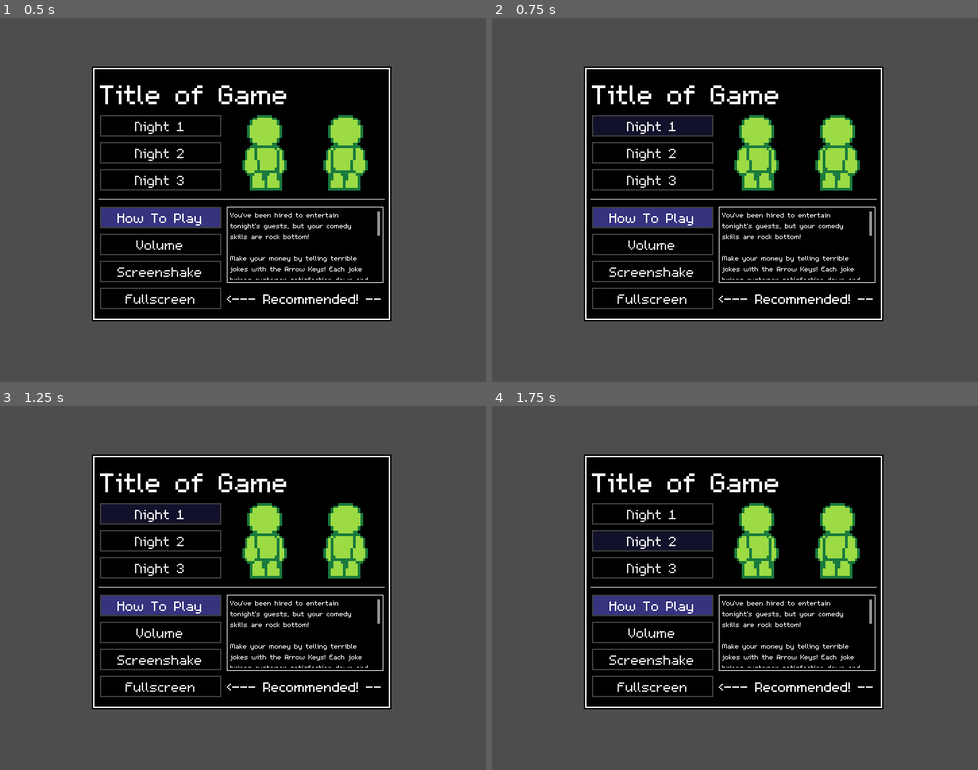
Above: before the commit, frames 1-4 (two rows, left to right).
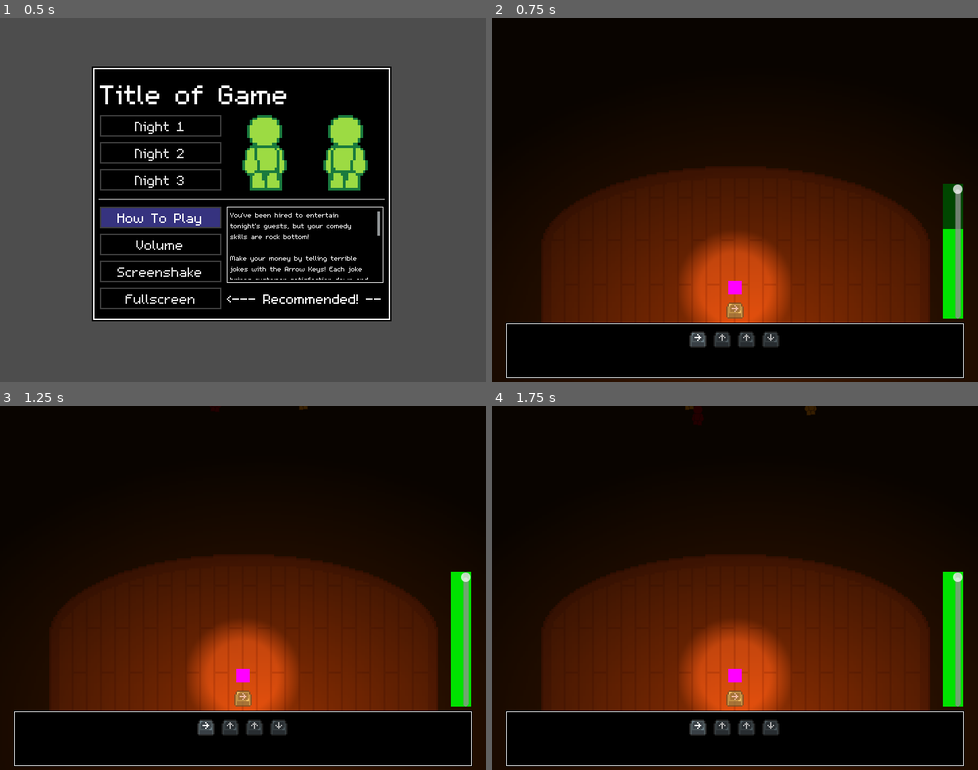
Above: after the commit, the same moments.

Repository: InRe-Dan/MiniJameGam34
Game: Godot game, scene res://menus/main_menu.tscn
Two runs of this game, one before a commit and one after it. Both use one fixed random seed, a clock stepped at 60 frames per second and the inputs below.
Inputs (mouse positions are in pixels of both pictures, inside the frame that each line leads up to):
- Up to frame 1 (0.5 s): no input
- Up to frame 2 (0.75 s): click "Night 1" at 0.5 s
- Up to frame 3 (1.25 s): no input
- Up to frame 4 (1.75 s): click (652, 540) at 1.25 s, where only the run before the commit has a clickable "Night 2"

Frame 1 is identical in both runs. In frame 2, 89% of the frame differs, in the area x 0-100%, y 0-100%; in frame 3, 89%; in frame 4, 88%.

Commit message:
Merge and fix

Diff:
--- a/Jokes/joke_system.gd
+++ b/Jokes/joke_system.gd
@@ -56,4 +56,8 @@
 		dialogue_container.set_joke(joke)
 		joke.success.connect(joke_finished)
 		joke.fail.connect(joke_finished)
-		joke.progress.connect($Progress.play)
+		joke.progress.connect(play_progress_audio)
+
+
+func play_progress_audio(throwout) -> void:
+	$Progress.play()
--- a/Main/main.tscn
+++ b/Main/main.tscn
@@ -169,7 +169,7 @@
 [node name="Audio" type="Node2D" parent="."]
 
 [node name="MainTheme" type="AudioStreamPlayer" parent="Audio"]
-stream = ExtResource("11_i2owt")
+stream = ExtResource("16_ditl7")
 volume_db = -2.0
 autoplay = true
 
Not shown: 1 places in Main/main.tscn that only renumber resources
